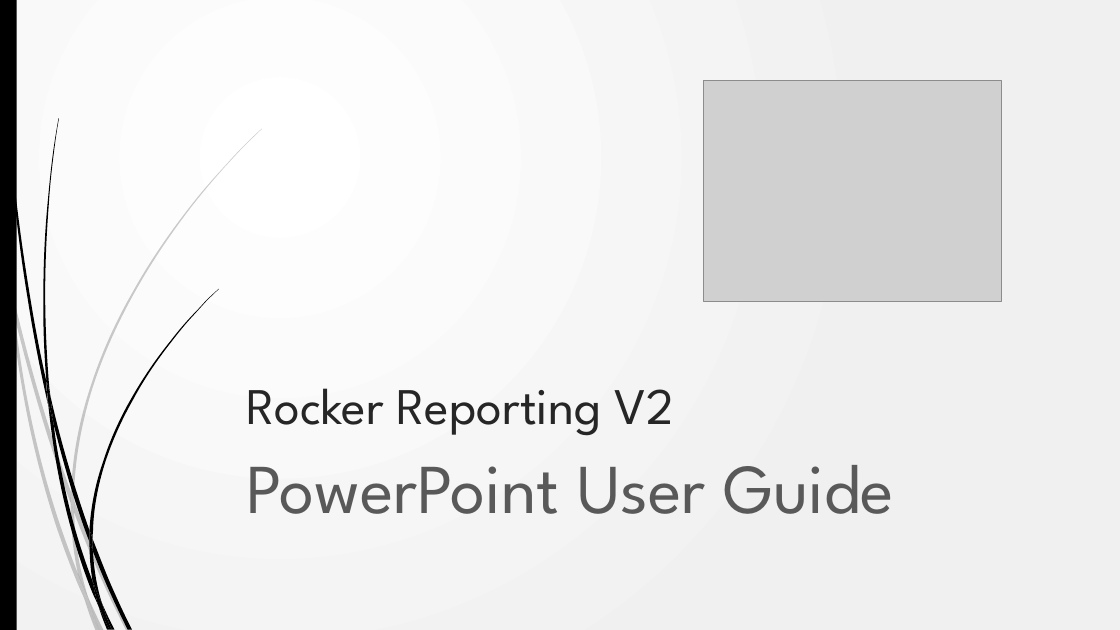
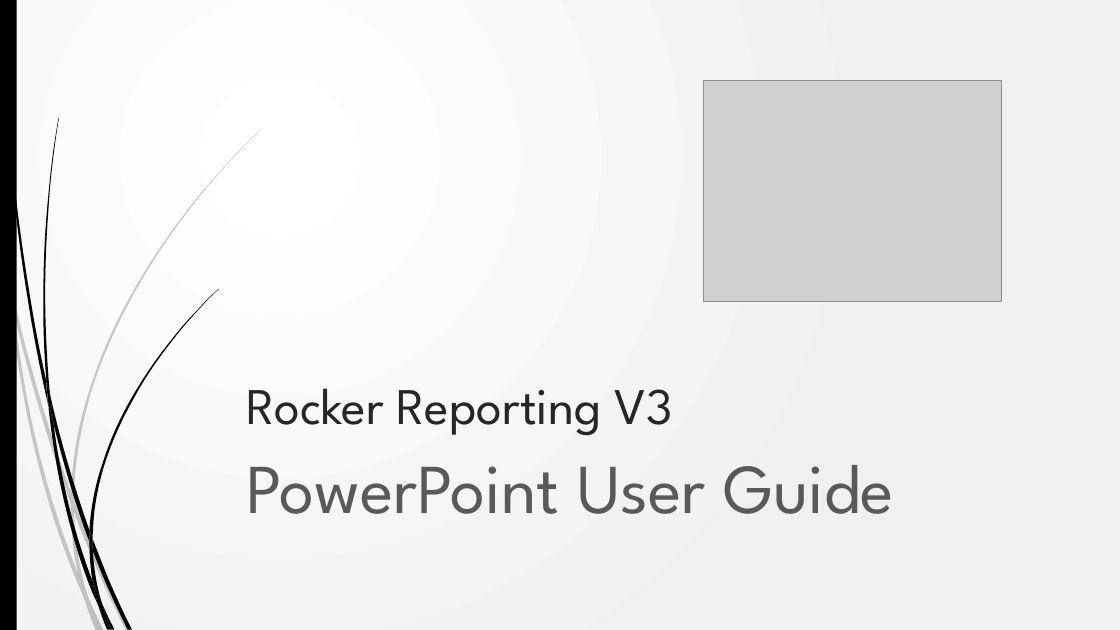
Before and after one commit to akarki58/Rocker_app_linux, a slide deck: slide 1 of rocker_app/static/description/Rocker_PowerPoint_User_Guide.pptx. Drawn at 1120x630 pixels with LibreOffice and Linux fonts; fonts in the diff are those of the drawing; grey boxes stand for pictures. Boxes give left, top, right and bottom in pixels: in the first picture for what was removed or moved away, otherwise in the second. Text is boxed around its words. In the diff, an @@ line names an element or a change of style, - is before the commit and + after.

```diff
--- a/rocker_app/static/description/Rocker_PowerPoint_User_Guide.pptx
+++ b/rocker_app/static/description/Rocker_PowerPoint_User_Guide.pptx
@@ title at bbox=[246, 388, 672, 436]: text changed @@
-Rocker Reporting V2
+Rocker Reporting V3
```
Also in this commit, not shown: 1 other slide changed, 5 other files.
